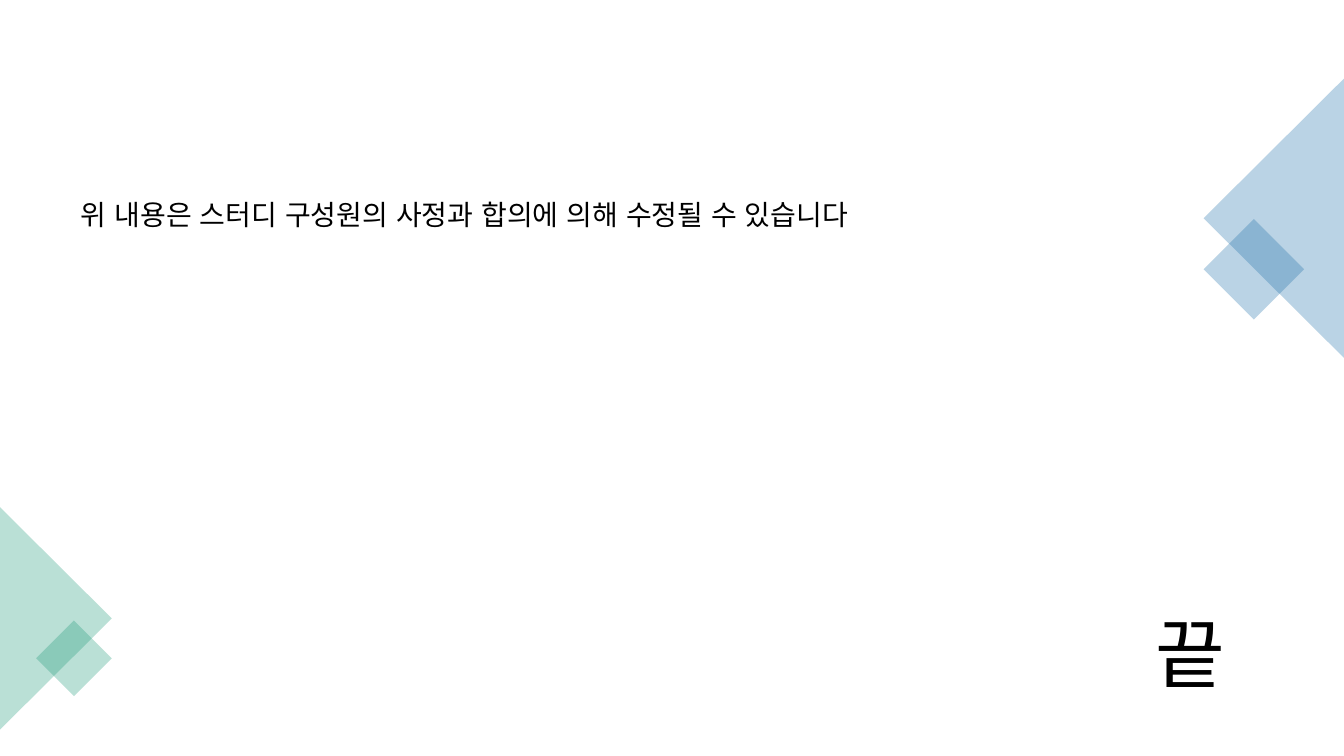
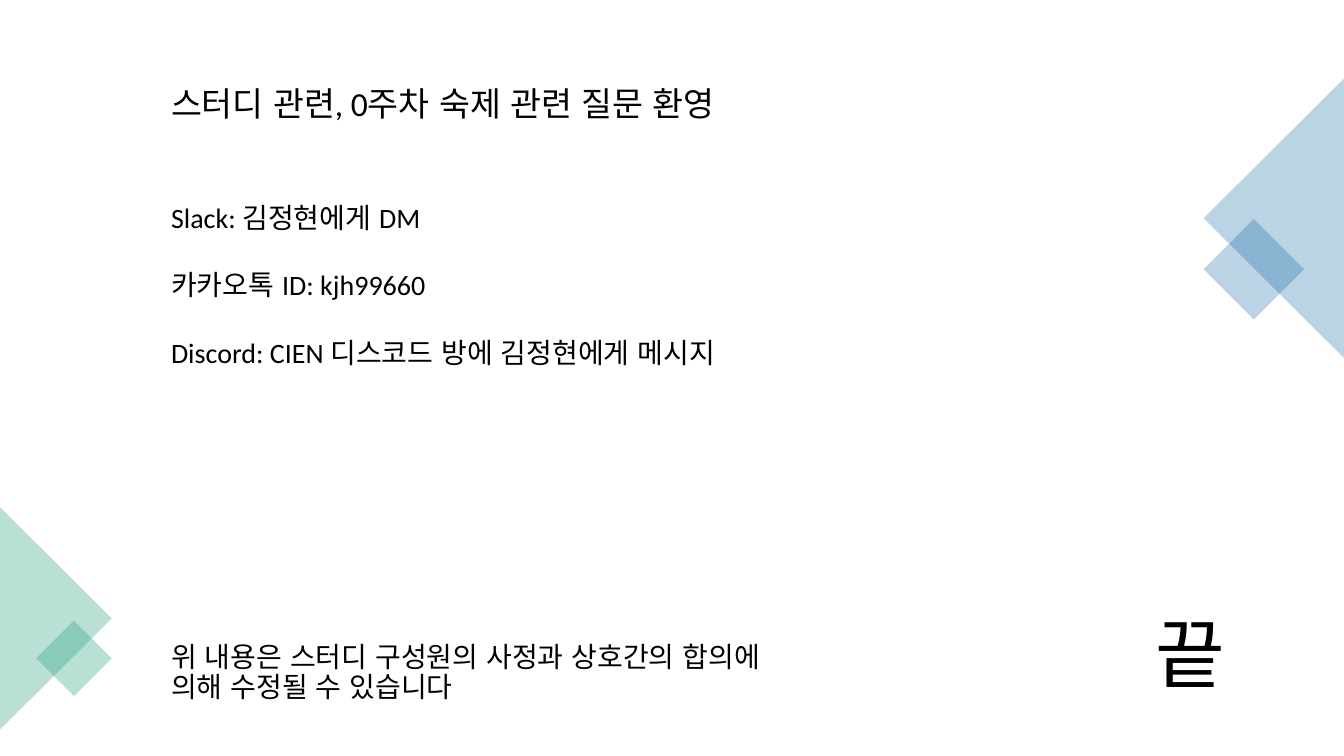
Before and after one commit to kjh99660/Study_powerpoint, a slide deck: slide 8 of c# 및 유니티 스터디 기초반_스터디개요.pptx. Drawn at 1344x756 pixels with LibreOffice and Linux fonts; fonts in the diff are those of the drawing. Boxes give left, top, right and bottom in pixels: in the first picture for what was removed or moved away, otherwise in the second. Text is boxed around its words. In the diff, an @@ line names an element or a change of style, - is before the commit and + after.

Commit message:
스터디 개요 완성 1주차 수업 내용 텍스트 파일 업로드

```diff
--- a/c# 및 유니티 스터디 기초반_스터디개요.pptx
+++ b/c# 및 유니티 스터디 기초반_스터디개요.pptx
@@ text added at box(171, 88, 715, 120), 24 pt, text #000000 @@
+스터디 관련, 0주차 숙제 관련 질문 환영
@@ text added at box(171, 204, 715, 366), 20 pt, text #000000 @@
+Slack: 김정현에게 DM
+카카오톡 ID: kjh99660
+Discord: CIEN 디스코드 방에 김정현에게 메시지
@@ text at box(171, 643, 760, 700): text changed @@
-위 내용은 스터디 구성원의 사정과 합의에 의해 수정될 수 있습니다
+위 내용은 스터디 구성원의 사정과 상호간의 합의에 의해 수정될 수 있습니다
```
Also in this commit, not shown: 5 other slides changed, 2 other files.
